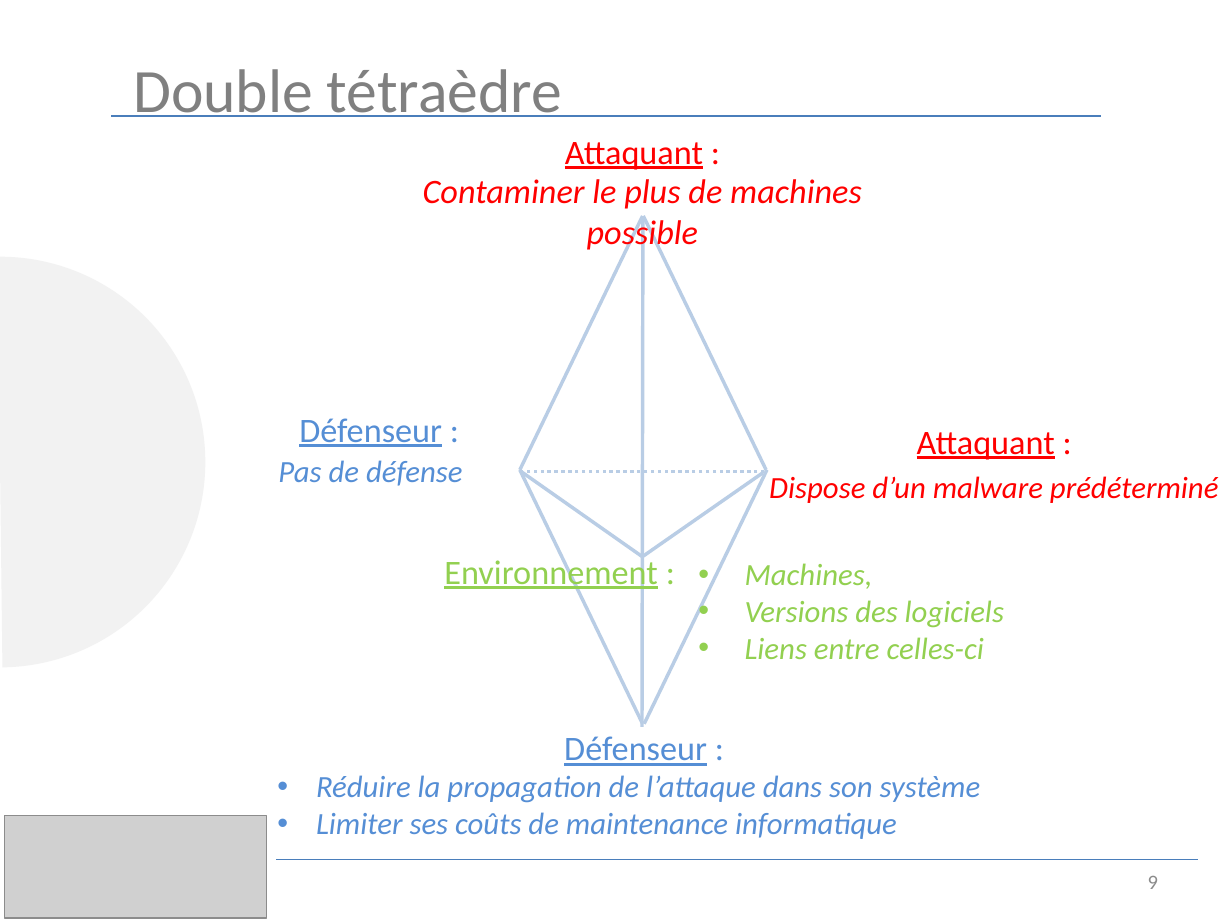
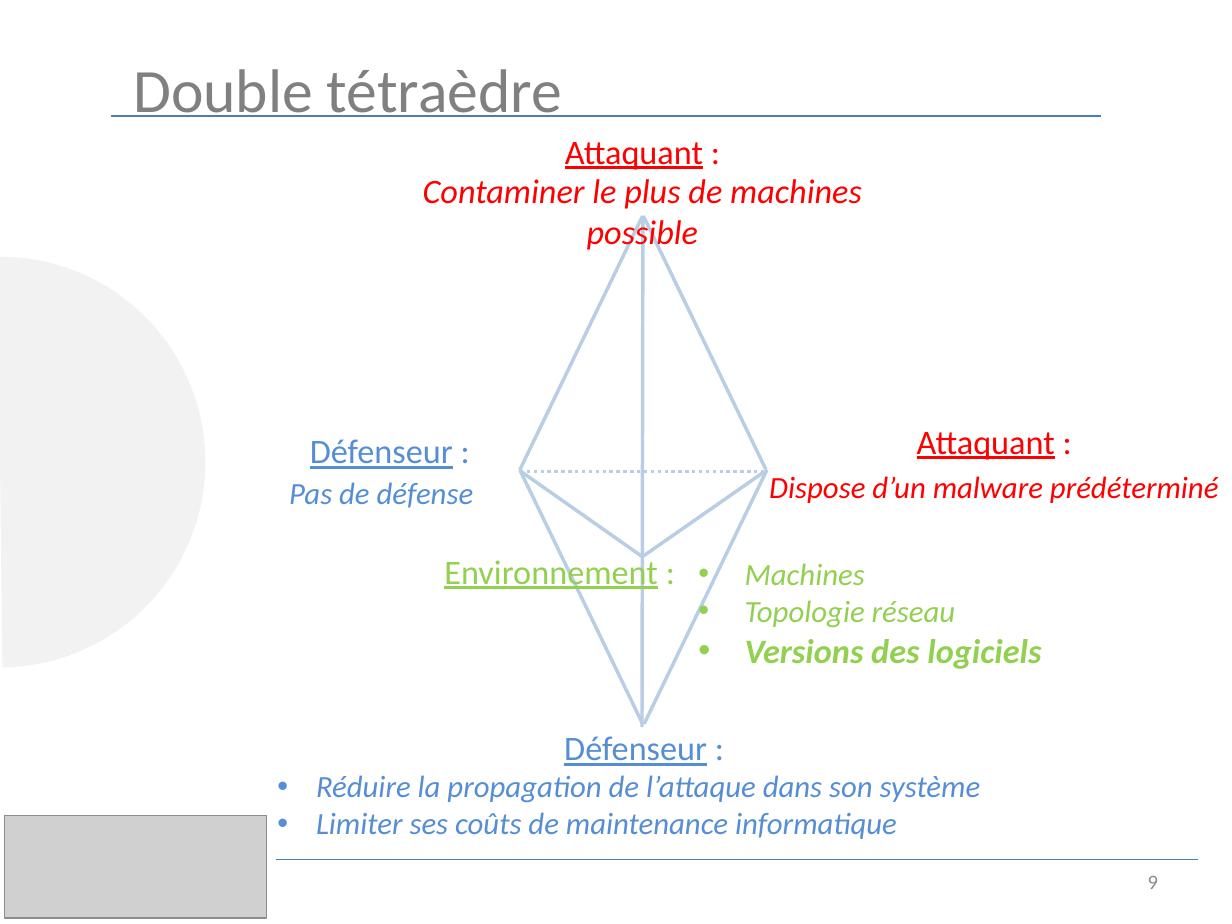
Before and after one commit to luinaudt/inf6422, a slide deck: slide 9 of lab3/presentation.pptx. Drawn at 1232x924 pixels with LibreOffice and Linux fonts; fonts in the diff are those of the drawing; grey boxes stand for pictures. Boxes give left, top, right and bottom in pixels: in the first picture for what was removed or moved away, otherwise in the second. Text is boxed around its words. In the diff, an @@ line names an element or a change of style, - is before the commit and + after.

```diff
--- a/lab3/presentation.pptx
+++ b/lab3/presentation.pptx
@@ text "Défenseur :": place and size @@
-text "Défenseur :" at (299, 418, 442, 447)
+text "Défenseur :" at (310, 439, 453, 469)
@@ text "Pas de défense": place and size @@
-text "Pas de défense" at (278, 460, 463, 486)
+text "Pas de défense" at (289, 482, 474, 508)
@@ text at (745, 563, 956, 628): text changed @@
-• Machines,
+• Machines
+• Topologie réseau
@@ text at (745, 637, 984, 659): paragraph removed @@
-• Liens entre celles-ci
@@ text at (745, 639, 1041, 669): size 18 to 20 pt, bold on in "Versions des logiciels" @@
```
Also in this commit, not shown: 3 other slides changed, 1 slide added.
